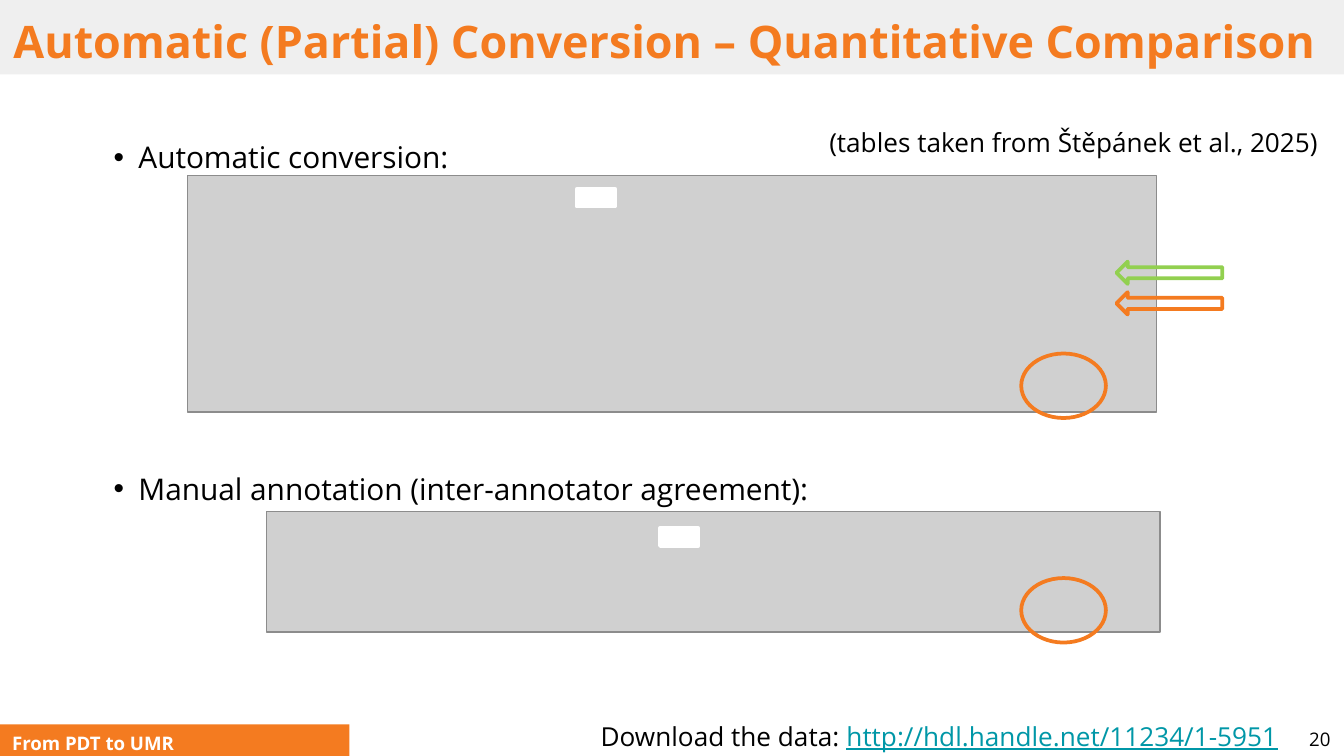
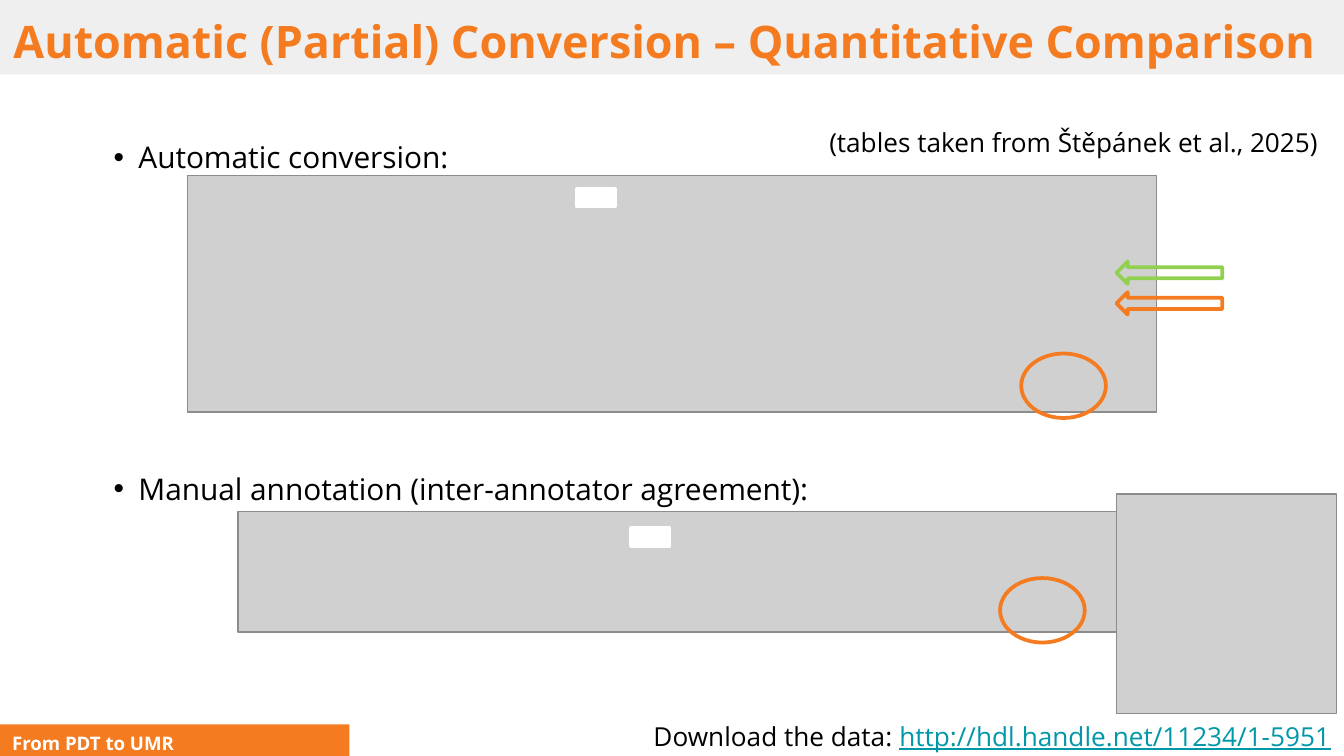
Before and after one commit to ufal/UMR, a slide deck: slide 20 of papers/2025-ITAT-slides.pptx. Drawn at 1344x756 pixels with LibreOffice and Linux fonts; fonts in the diff are those of the drawing; grey boxes stand for pictures. Boxes give left, top, right and bottom in pixels: in the first picture for what was removed or moved away, otherwise in the second. Text is boxed around its words. In the diff, an @@ line names an element or a change of style, - is before the commit and + after.

```diff
--- a/papers/2025-ITAT-slides.pptx
+++ b/papers/2025-ITAT-slides.pptx
@@ picture added at box(1117, 495, 1337, 715) @@
@@ picture: place and size @@
-picture at box(267, 512, 1161, 633)
+picture at box(238, 512, 1132, 633)
@@ rectangle: place and size @@
-rectangle at box(660, 528, 699, 546)
+rectangle at box(632, 528, 671, 546)
@@ ellipse: place and size @@
-ellipse at box(1021, 578, 1106, 642)
+ellipse at box(1000, 578, 1085, 642)
@@ text "Download the data: http://hdl.handle.net/11234/1-5951": place and size @@
-text "Download the data: http://hdl.handle.net/11234/1-5951" at box(601, 726, 1277, 753)
+text "Download the data: http://hdl.handle.net/11234/1-5951" at box(653, 726, 1330, 753)
@@ page number removed at box(1309, 732, 1330, 746) @@
-20
```
Also in this commit, not shown: 8 other slides changed, 2 other files.
